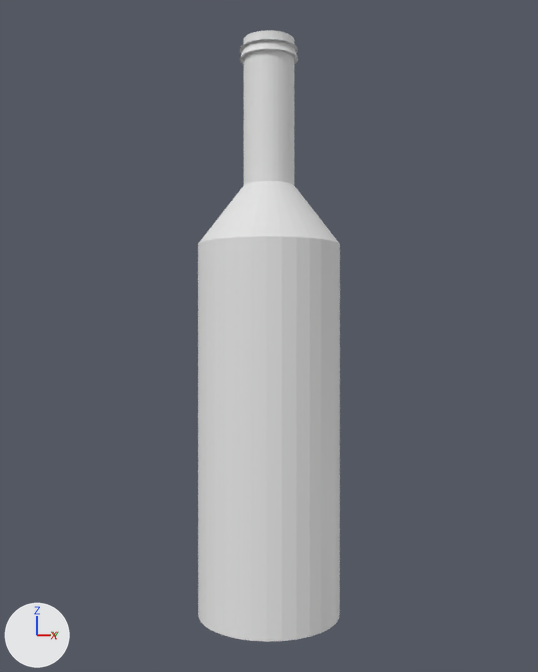
Two versions of the Blender file assets/models/bottle/bottle.blend, one commit apart.
Both versions are drawn from a 50 mm lens placed at (7.69, -7.24, 1.01), pointed at (0.0, 0.0, 0.93). Lighting does not change. The marker at lower left points along +X, +Y and +Z.
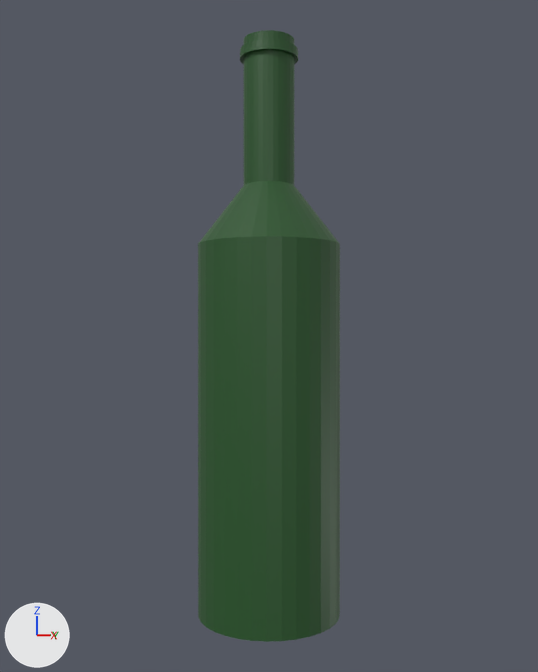
The change, as a diff of the scene's bpy script:
```diff
--- a/assets/models/bottle/bottle.blend.py
+++ b/assets/models/bottle/bottle.blend.py
@@ mat_testmaterial @@
+mat_testmaterial = principled_material('TestMaterial')
+mat_testmaterial.base_color = (0.0189, 0.0896, 0.0206)  # dark green #255427
+mat_testmaterial.roughness = 0.499
@@ me_cylinder @@
 # used by ob_cylinder; location = (0.0, 0.0, 0.0)
-me_cylinder.from_pydata(...)  # 416 vertices, 387 faces; spans x -1.0..1.0, y -1.0..1.0, z -2.98..5.1
+me_cylinder.from_pydata(...)  # 320 vertices, 290 faces; spans x -1.0..1.0, y -1.0..1.0, z -2.98..5.1
+# me_cylinder part 1
+# 96 vertices are removed from x -0.36..0.36, y -0.36..0.36, z 4.82..4.96
+# 225 faces are deleted
+# 128 new faces join them
+# me_cylinder part 2: 162 faces spanning x -1.0..1.0, y -1.0..1.0, z -2.98..5.1 switch from no material to mat_testmaterial (dark green #265427)
```

Boxes [x1, y1, x2, y2] around the edits, measured in the pictures (538 x 672 px):
part 1 of me_cylinder, cut back: [240, 39, 298, 185] in both
part 2 of me_cylinder, recoloured (grey to green): [198, 30, 340, 642] in both
